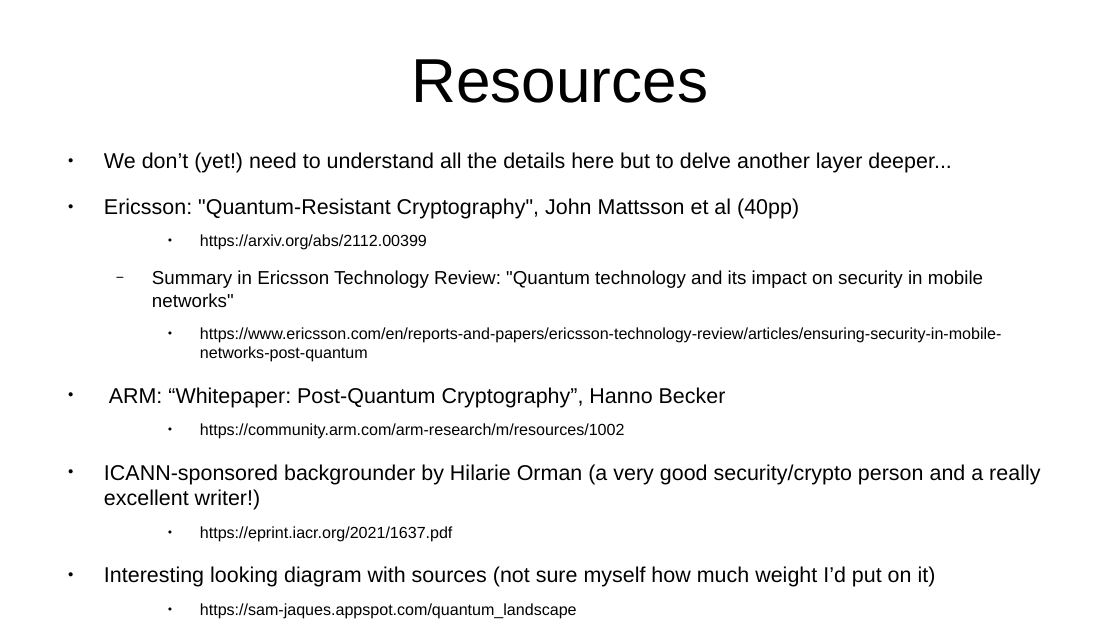
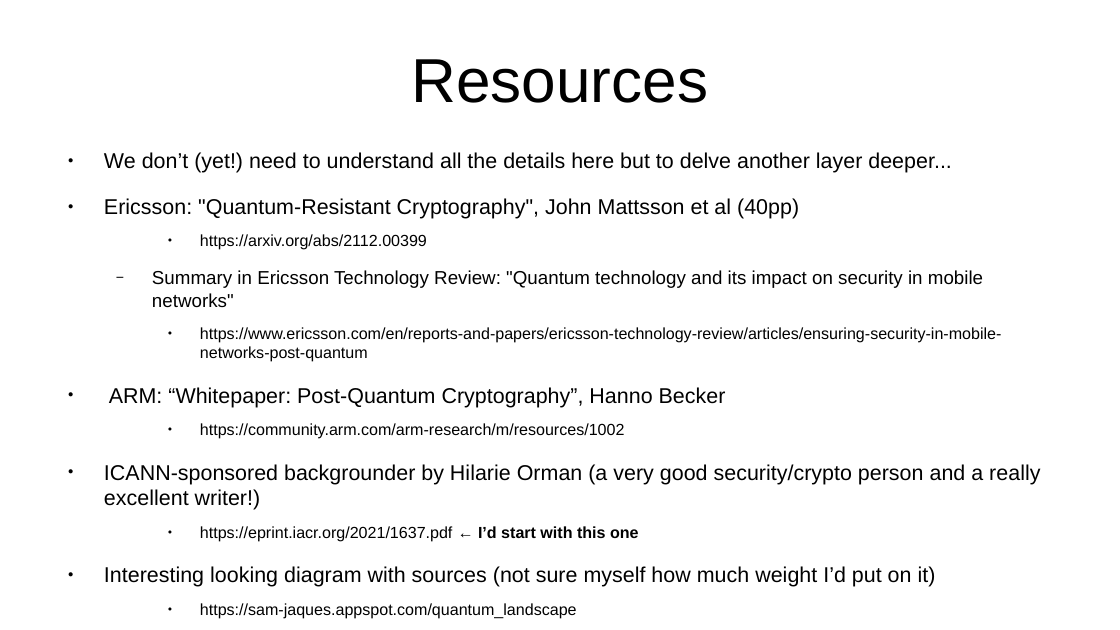
Before and after one commit to sftcd/cs7053, a slide deck: slide 3 of 2022lectures/05-pqc.odp. Drawn at 1120x630 pixels with LibreOffice and Linux fonts; fonts in the diff are those of the drawing. Boxes give left, top, right and bottom in pixels: in the first picture for what was removed or moved away, otherwise in the second. Text is boxed around its words. In the diff, an @@ line names an element or a change of style, - is before the commit and + after.

```diff
--- a/2022lectures/05-pqc.odp
+++ b/2022lectures/05-pqc.odp
@@ text at [200, 526, 639, 542]: text changed @@
-    ● https://eprint.iacr.org/2021/1637.pdf
+    ● https://eprint.iacr.org/2021/1637.pdf ← I’d start with this one
```
Also in this commit, not shown: 11 other slides changed, 2 other files.
